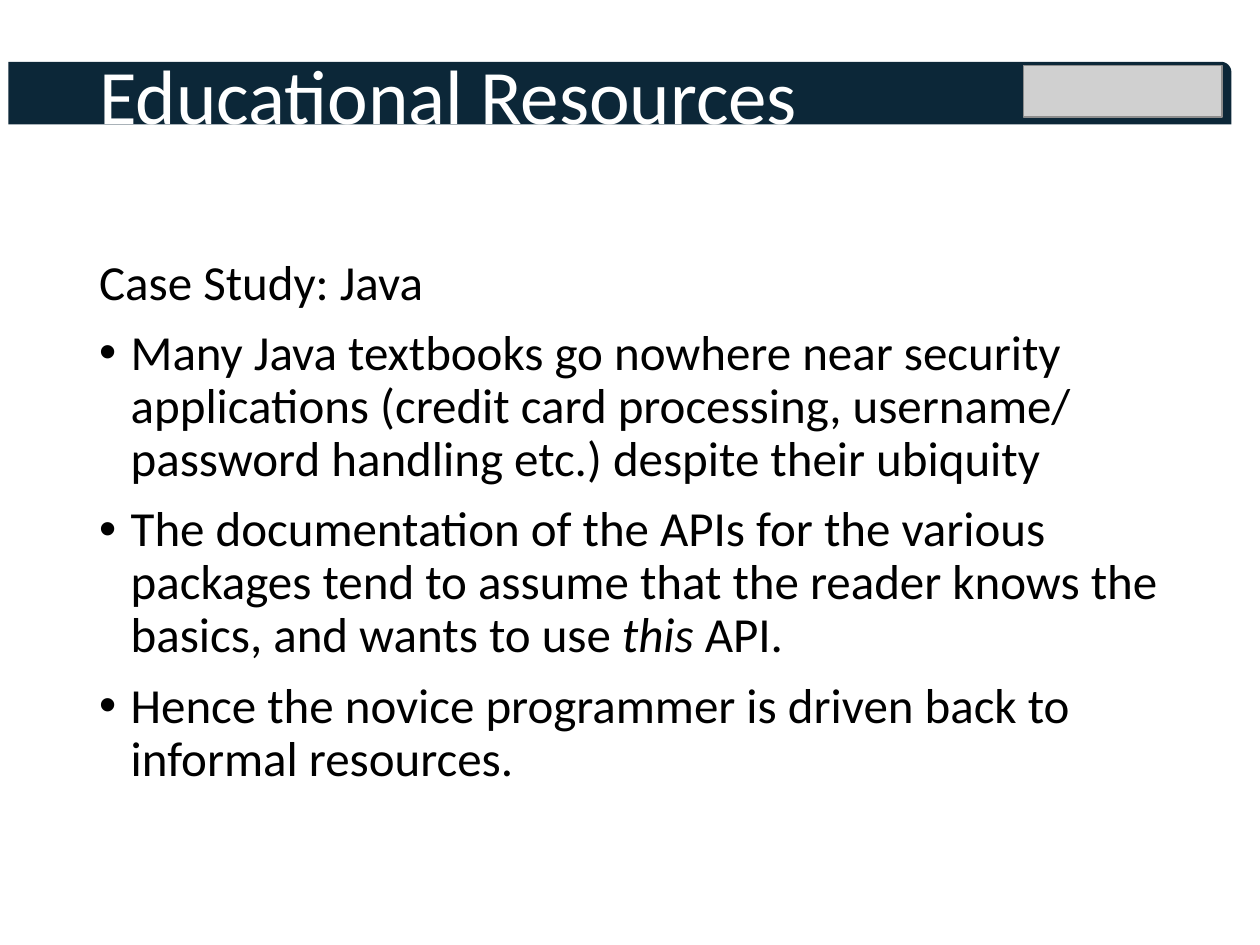
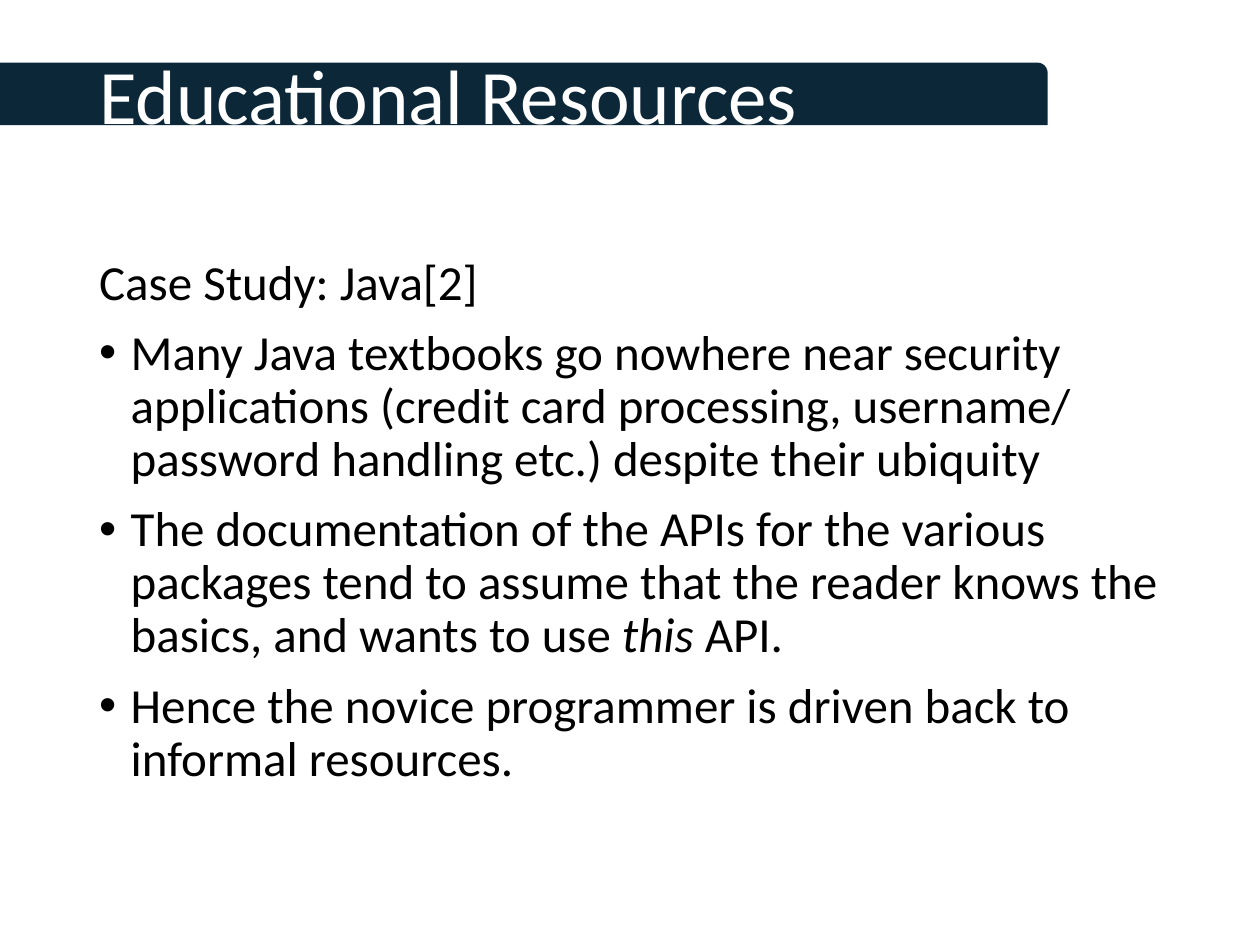
Before and after one commit to tomcrick/FIE2019, a slide deck: slide 5 of TalkatFI2019.pptx. Drawn at 1260x945 pixels with LibreOffice and Linux fonts; fonts in the diff are those of the drawing; grey boxes stand for pictures; background and template pictures are left out. Boxes give left, top, right and bottom in pixels: in the first picture for what was removed or moved away, otherwise in the second. Text is boxed around its words. In the diff, an @@ line names an element or a change of style, - is before the commit and + after.

```diff
--- a/TalkatFI2019.pptx
+++ b/TalkatFI2019.pptx
@@ round rect added at bbox=[0, 63, 1048, 126], fill #0C2738 @@
@@ round rect removed at bbox=[9, 62, 1232, 125] @@
@@ picture removed at bbox=[1024, 66, 1222, 117] @@
@@ text at bbox=[99, 264, 478, 308]: text changed @@
-Case Study: Java
+Case Study: Java[2]
```
Also in this commit, not shown: 10 other slides changed.
